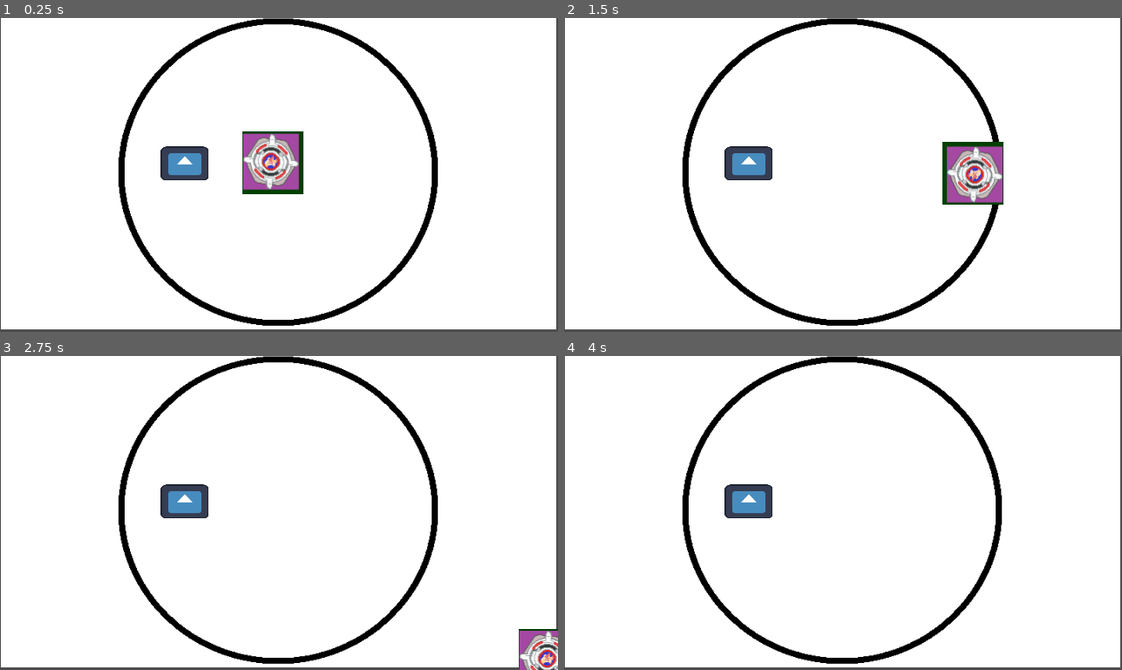
Above: before the commit, frames 1-4 (two rows, left to right).
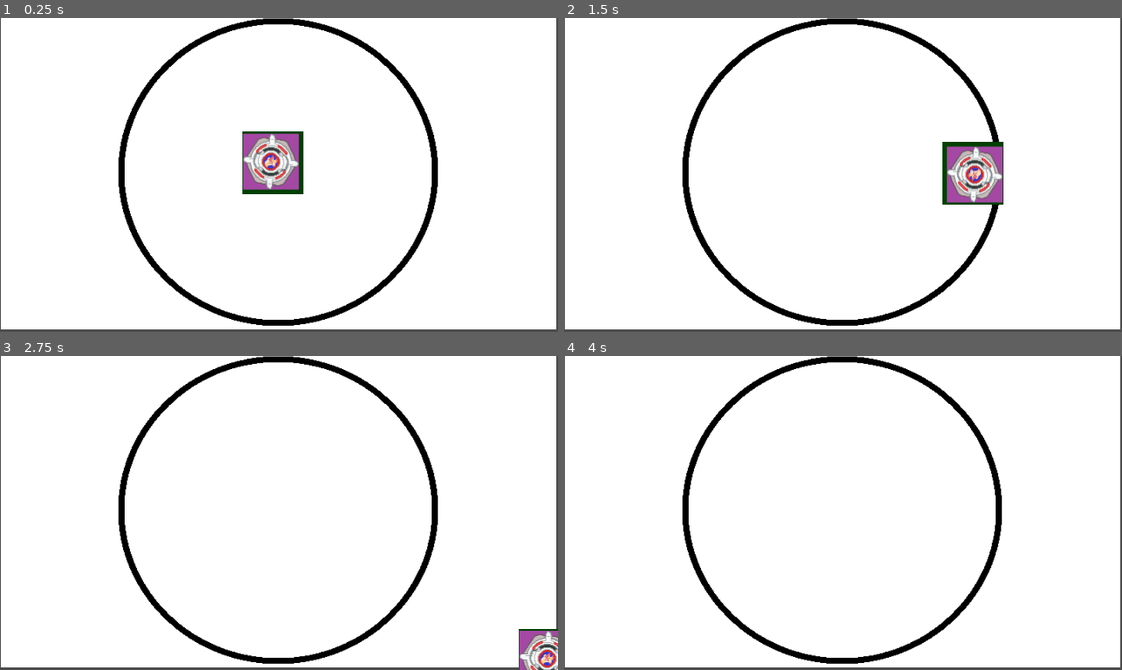
Above: after the commit, the same moments.

Repository: salimHarthi/Beyblade
Game: Godot game, scene res://levels/battle_level.tscn
Same seed, same stepped clock (60 frames per second), same inputs: the game is played once before the commit and once after it. The project has no main scene, so this scene is started directly. The engine's default icon, where the game draws it, is replaced by a stand-in: a white triangle on a blue panel in a dark square.
Inputs:
- Up to frame 1 (0.25 s): no input
- Up to frame 2 (1.5 s): hold Right (move_right) 0.53-1.28 s; hold Down (move_down) from 1.28 s (still down)
- Up to frame 3 (2.75 s): release Down (move_down) at 2.03 s; hold Right (move_right) from 2.03 s (still down)
- Up to frame 4 (4 s): release Right (move_right) at 2.78 s; hold Up (move_up) 2.78-3.53 s; tap Enter at 3.5 s; hold Left (move_left) from 3.53 s (still down)

The runs differ from the first frame. In frame 1, 0.9% of the frame differs, in the area x 28-38%, y 40-52%; in frame 2, 0.9%; in frame 3, 0.9%; in frame 4, 0.9%.

Commit message:
removed test

Diff:
--- a/levels/CharacterBody2D.gd
+++ /dev/null
@@ -1,20 +0,0 @@
-extends CharacterBody2D
-
-var collision_info: KinematicCollision2D
-
-func _physics_process(delta: float) -> void:
-
-	for i in get_slide_collision_count():
-		collision_info = get_slide_collision(i)
-		print(collision_info)
-		if collision_info.get_collider().name == "Byblade":
-			if velocity == Vector2.ZERO:
-				velocity = collision_info.get_collider_velocity()
-			else:
-				velocity = collision_info.get_collider_velocity() + velocity.reflect(collision_info.get_normal())
-			print(collision_info.get_collider().name,velocity )
-
-
-	#velocity=Vector2(1,0)
-
-	move_and_slide()
--- a/levels/battle_level.tscn
+++ b/levels/battle_level.tscn
@@ -1,12 +1,7 @@
-[gd_scene load_steps=6 format=3 uid="uid://detuwq1de4y4d"]
+[gd_scene load_steps=3 format=3 uid="uid://detuwq1de4y4d"]
 
 [ext_resource type="PackedScene" uid="uid://v8xg51dx15d8" path="res://bayblade/byblade.tscn" id="1_gffxu"]
 [ext_resource type="Texture2D" uid="uid://bshi0ghxhmpt0" path="res://levels/sprites/mapp.png" id="1_r40rr"]
-[ext_resource type="Script" path="res://levels/CharacterBody2D.gd" id="3_23kw6"]
-[ext_resource type="Texture2D" uid="uid://hbu1o8cub0f1" path="res://icon.svg" id="3_i3be5"]
-
-[sub_resource type="RectangleShape2D" id="RectangleShape2D_ecbut"]
-size = Vector2(54, 38)
 
 [node name="BattleLevel" type="Node2D"]
 
@@ -17,15 +12,3 @@
 
 [node name="Byblade" parent="." instance=ExtResource("1_gffxu")]
 position = Vector2(313, 166)
-
-[node name="CharacterBody2D" type="CharacterBody2D" parent="."]
-script = ExtResource("3_23kw6")
-
-[node name="Sprite2D" type="Sprite2D" parent="CharacterBody2D"]
-position = Vector2(212, 167)
-scale = Vector2(0.429688, 0.304688)
-texture = ExtResource("3_i3be5")
-
-[node name="CollisionShape2D" type="CollisionShape2D" parent="CharacterBody2D"]
-position = Vector2(211, 167)
-shape = SubResource("RectangleShape2D_ecbut")
